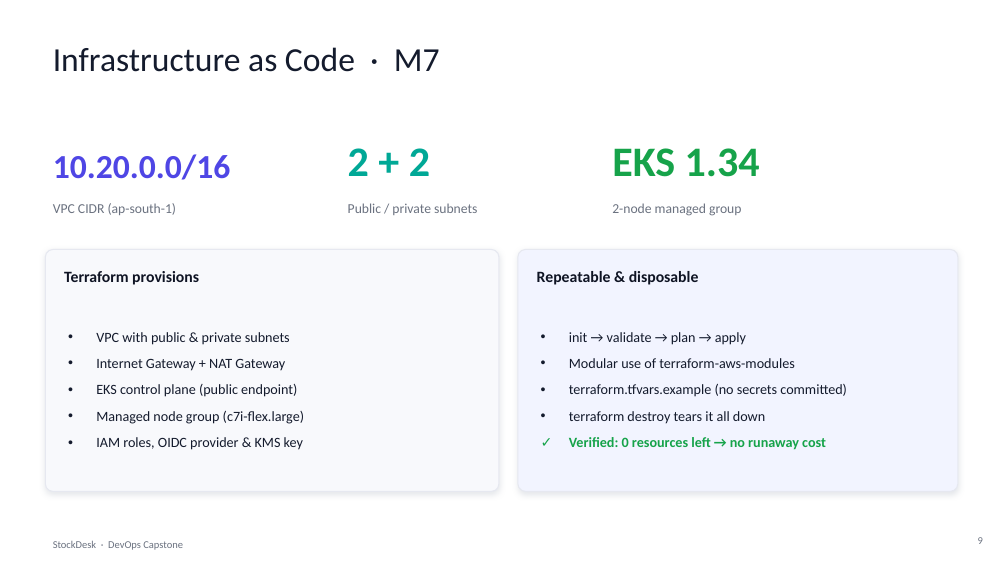
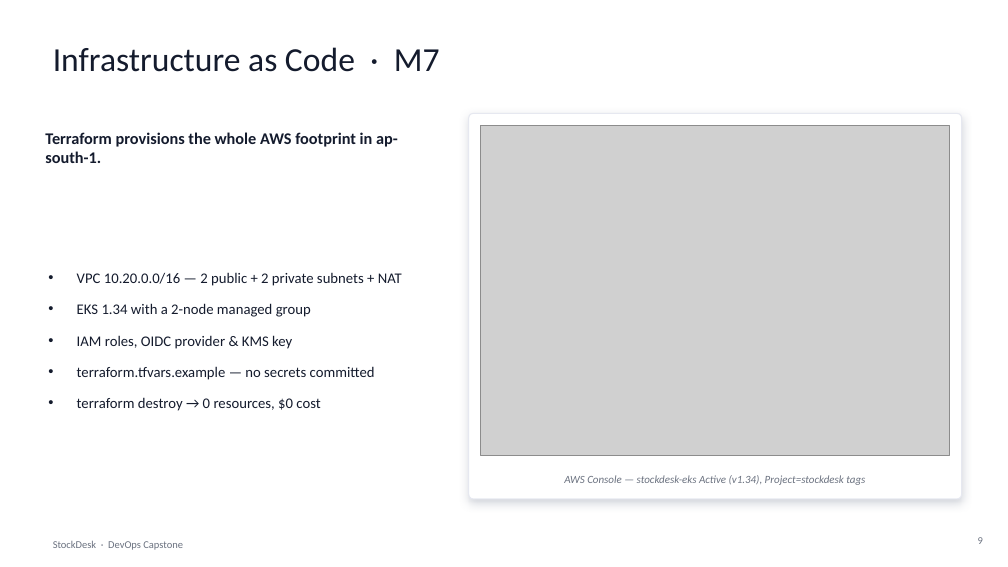
Before and after one commit to Naren456/devops-project, a slide deck: slide 9 of StockDesk_DevOps_Capstone.pptx. Drawn at 1008x567 pixels with LibreOffice and Linux fonts; fonts in the diff are those of the drawing; grey boxes stand for pictures. Boxes give left, top, right and bottom in pixels: in the first picture for what was removed or moved away, otherwise in the second. Text is boxed around its words. In the diff, an @@ line names an element or a change of style, - is before the commit and + after.

Commit message:
docs(m10): embed real evidence screenshots into presentation (slides 2,5-12)

```diff
--- a/StockDesk_DevOps_Capstone.pptx
+++ b/StockDesk_DevOps_Capstone.pptx
@@ text "Terraform provisions the whole AWS ..." at bbox=[45, 132, 398, 163]: vertical alignment bottom to middle @@
@@ rounded rectangle: place and size @@
-rounded rectangle at bbox=[518, 250, 958, 492]
+rounded rectangle at bbox=[469, 113, 962, 499]
@@ rounded rectangle at bbox=[469, 113, 962, 499]: fill #F2F4FF to #FFFFFF; shadow changed; proportions changed @@
@@ text at bbox=[45, 132, 398, 163]: text changed; size 32 to 15.5 pt; text colour #4F46E5 to #141B2D @@
-10.20.0.0/16
+Terraform provisions the whole AWS footprint in ap-south-1.
@@ text removed at bbox=[348, 148, 430, 176] @@
-2 + 2
@@ picture added at bbox=[481, 126, 950, 455] @@
@@ text "VPC 10.20.0.0/16 — 2 public ...": place and size @@
-text "VPC 10.20.0.0/16 — 2 public ..." at bbox=[96, 332, 304, 450]
+text "VPC 10.20.0.0/16 — 2 public ..." at bbox=[77, 272, 402, 411]
@@ text removed at bbox=[53, 203, 177, 215] @@
-VPC CIDR (ap-south-1)
@@ text removed at bbox=[348, 203, 477, 215] @@
-Public / private subnets
@@ text removed at bbox=[612, 203, 741, 216] @@
-2-node managed group
@@ rounded rectangle removed at bbox=[45, 250, 499, 492] @@
@@ text removed at bbox=[64, 271, 199, 285] @@
-Terraform provisions
@@ text at bbox=[77, 272, 402, 317]: text changed; size 13.5 to 14 pt @@
-• VPC with public & private subnets
-• Internet Gateway + NAT Gateway
-• EKS control plane (public endpoint)
-• Managed node group (c7i-flex.large)
+• VPC 10.20.0.0/16 — 2 public + 2 private subnets + NAT
+• EKS 1.34 with a 2-node managed group
@@ text removed at bbox=[537, 271, 699, 285] @@
-Repeatable & disposable
@@ text at bbox=[77, 335, 292, 349]: size 13.5 to 14 pt in "IAM roles, OIDC provider & KMS key"; more space between paragraphs @@
@@ text removed at bbox=[569, 332, 847, 450] @@
-• init → validate → plan → apply
-• Modular use of terraform-aws-modules
-• terraform.tfvars.example (no secrets committed)
-• terraform destroy tears it all down
-✓ Verified: 0 resources left → no runaway cost
@@ text at bbox=[77, 366, 375, 411]: paragraphs added @@
+• terraform.tfvars.example — no secrets committed
+• terraform destroy → 0 resources, $0 cost
@@ text "AWS Console — stockdesk-eks Active ..." at bbox=[564, 475, 865, 485]: vertical alignment bottom to middle @@
@@ text at bbox=[564, 475, 865, 485]: text changed; size 40 to 10.5 pt; text colour #16A34A to #6B7280; bold off; italic on @@
-EKS 1.34
+AWS Console — stockdesk-eks Active (v1.34), Project=stockdesk tags
```
Also in this commit, not shown: 7 other slides changed, 1 slide added, 1 slide removed, 1 other file.
